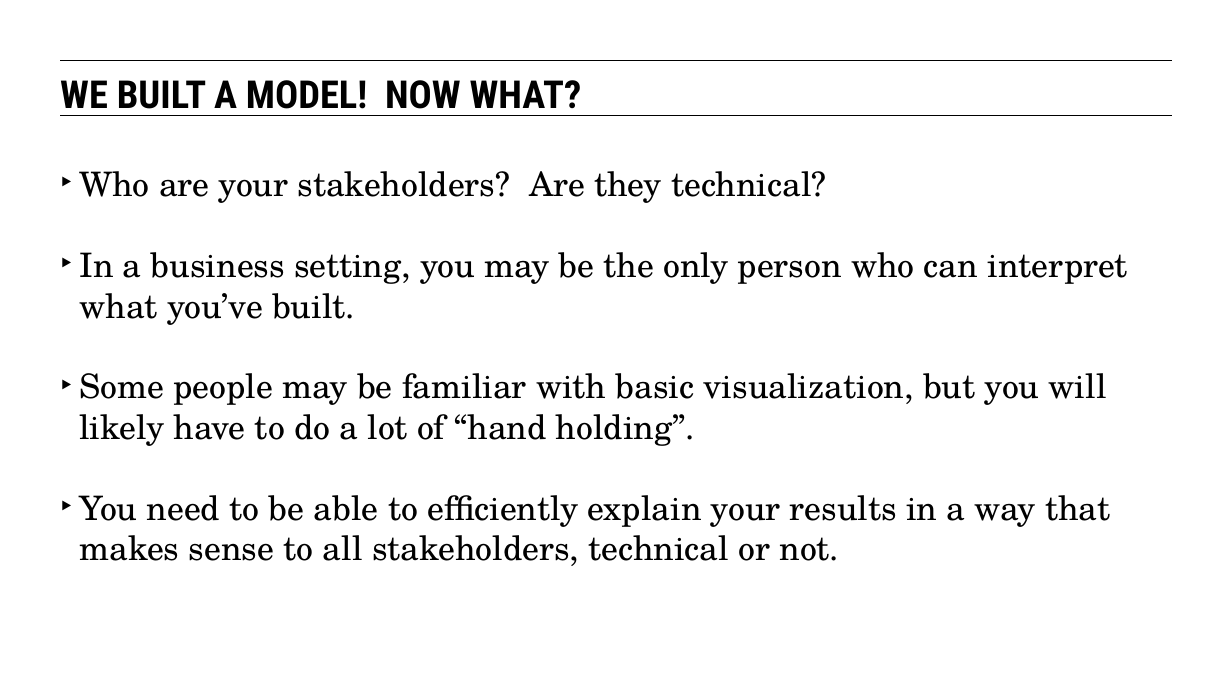
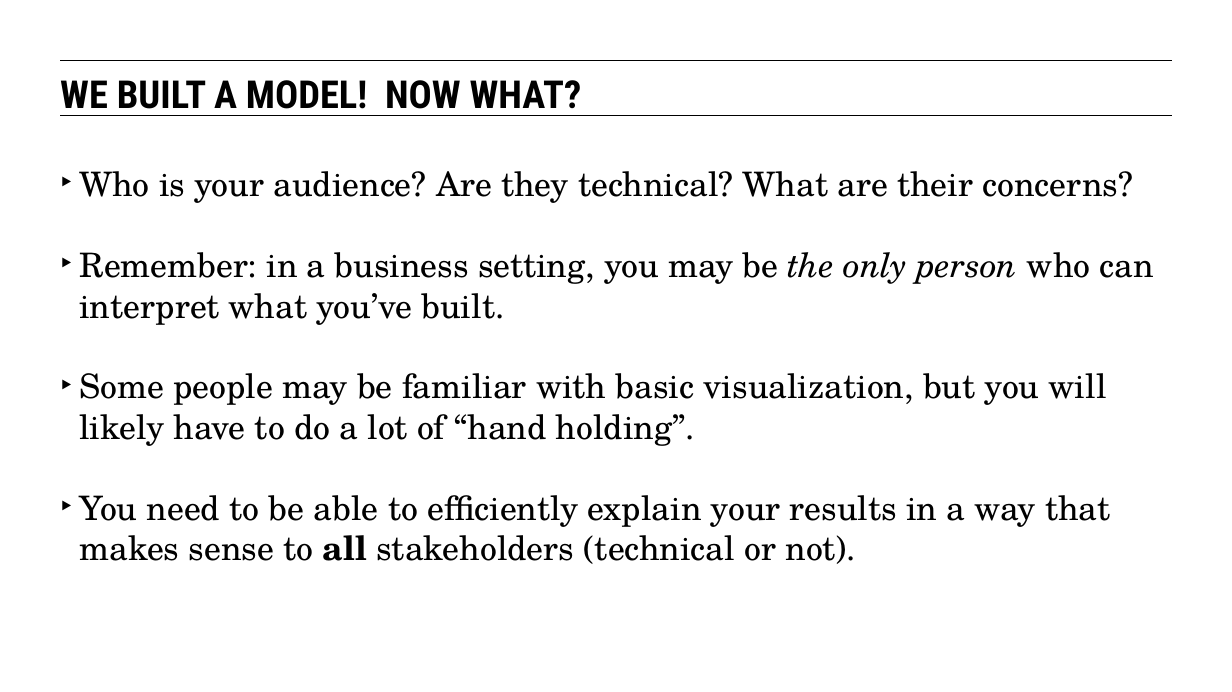
Before and after one commit to eflautt/ga-data-science, a slide deck: slide 11 of lessons/lesson-10/10-communicating-results.pptx. Drawn at 1232x692 pixels with LibreOffice and Linux fonts; fonts in the diff are those of the drawing. Boxes give left, top, right and bottom in pixels: in the first picture for what was removed or moved away, otherwise in the second. Text is boxed around its words. In the diff, an @@ line names an element or a change of style, - is before the commit and + after.

```diff
--- a/lessons/lesson-10/10-communicating-results.pptx
+++ b/lessons/lesson-10/10-communicating-results.pptx
@@ text at bbox=[79, 171, 1154, 325]: text changed @@
-‣ Who are your stakeholders? Are they technical?
-‣ In a business setting, you may be the only person who can interpret what you’ve built.
+‣ Who is your audience? Are they technical? What are their concerns?
+‣ Remember: in a business setting, you may be the only person who can interpret what you’ve built.
@@ text at bbox=[79, 495, 1110, 564]: text changed @@
-‣ You need to be able to efficiently explain your results in a way that makes sense to all stakeholders, technical or not.
+‣ You need to be able to efficiently explain your results in a way that makes sense to all stakeholders (technical or not).
```
Also in this commit, not shown: 21 other slides changed, 3 slides added, 1 slide removed.
